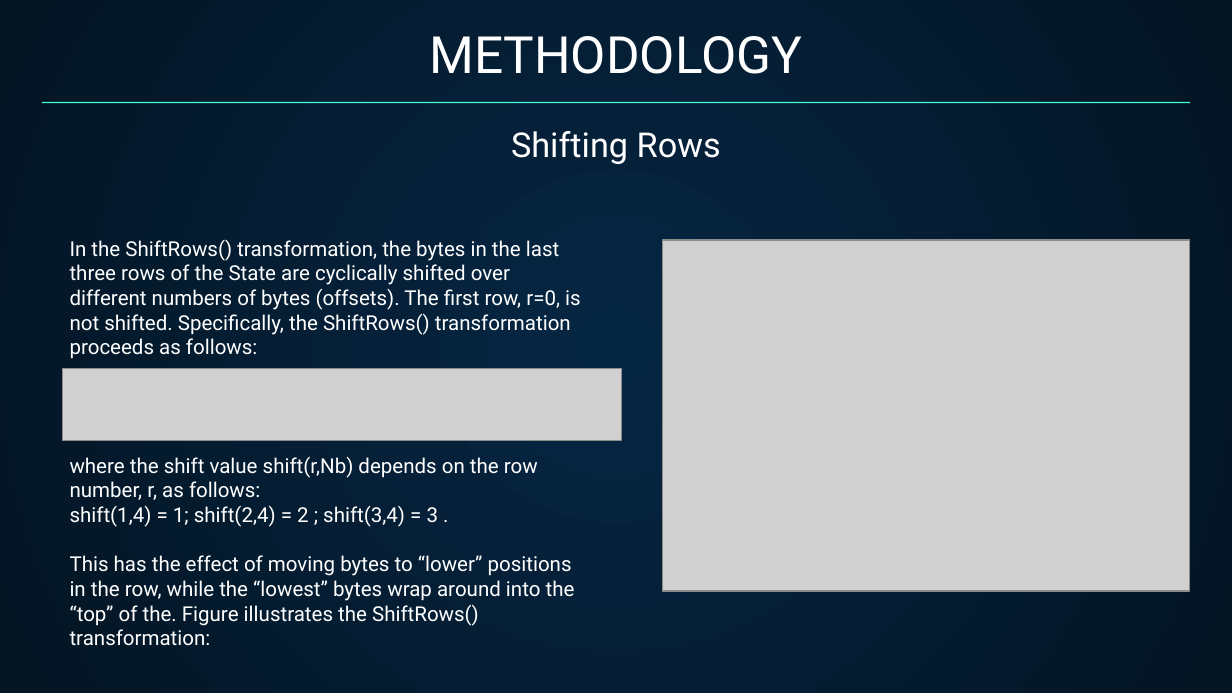
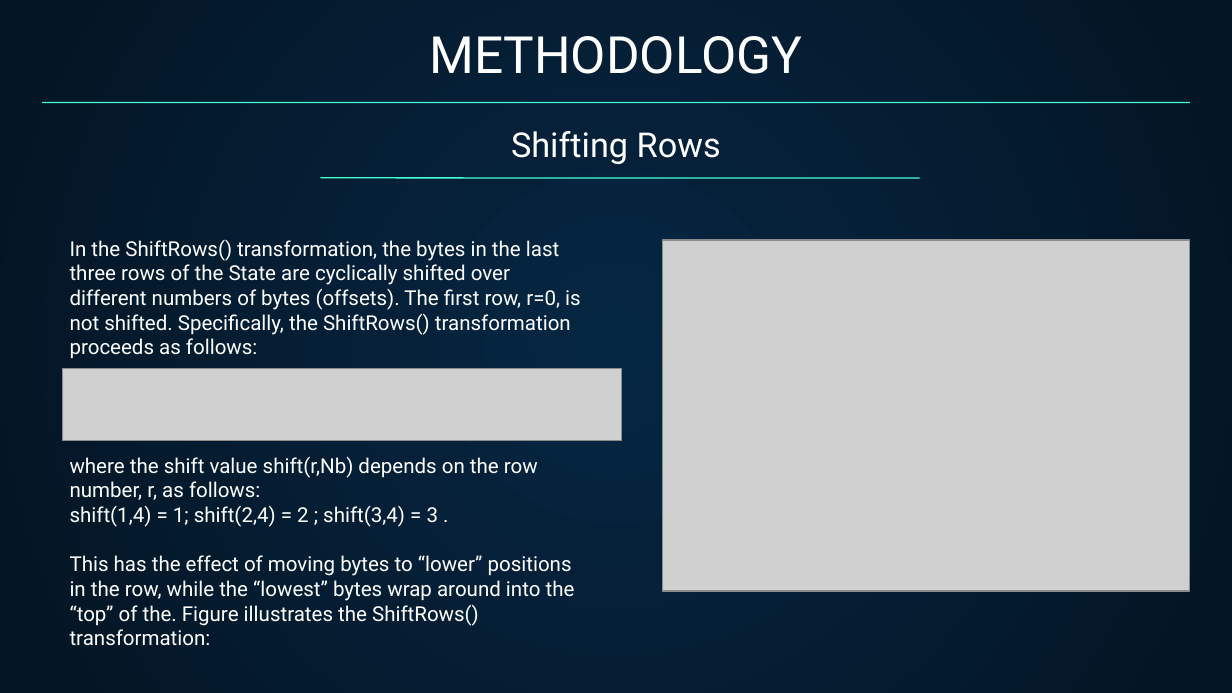
Before and after one commit to Tarequl-islam/Data-Encryption-using-AES, a slide deck: slide 9 of AES Project Presentation.pptx. Drawn at 1232x693 pixels with LibreOffice and Linux fonts; fonts in the diff are those of the drawing; grey boxes stand for pictures. Boxes give left, top, right and bottom in pixels: in the first picture for what was removed or moved away, otherwise in the second. Text is boxed around its words. In the diff, an @@ line names an element or a change of style, - is before the commit and + after.

```diff
--- a/AES Project Presentation.pptx
+++ b/AES Project Presentation.pptx
@@ freeform shape added at (320, 177, 919, 177), outline #48FFD5 0.74 pt @@
```
Also in this commit, not shown: 12 other slides changed.
